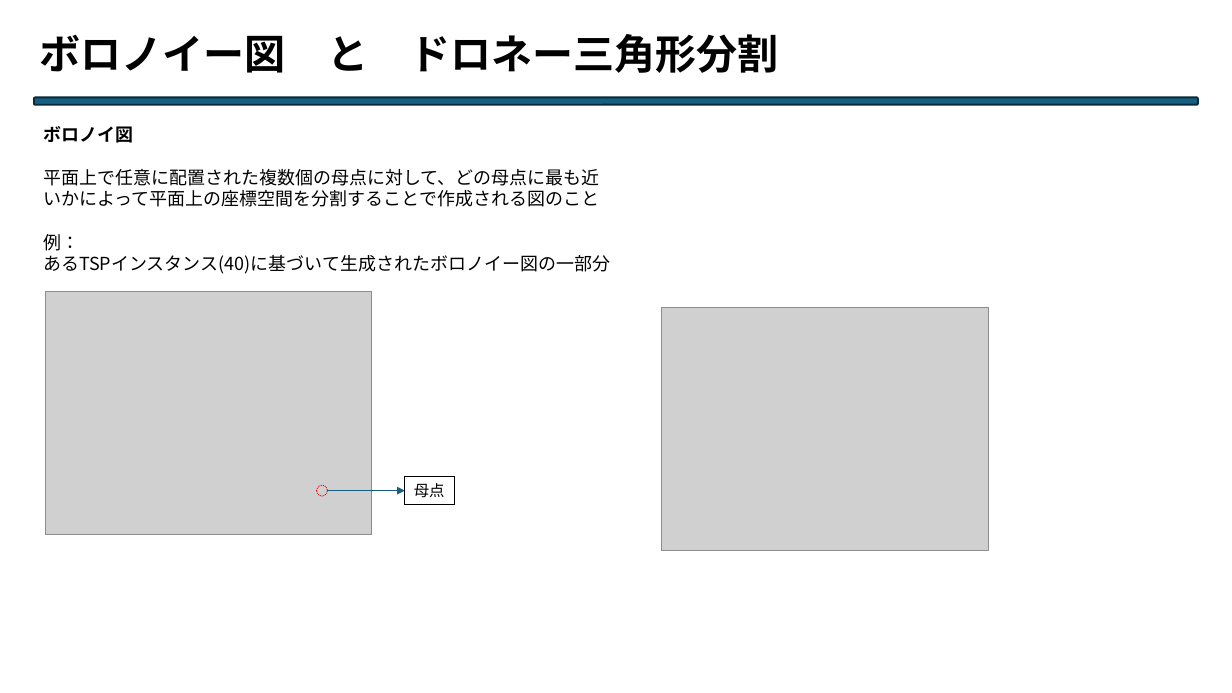
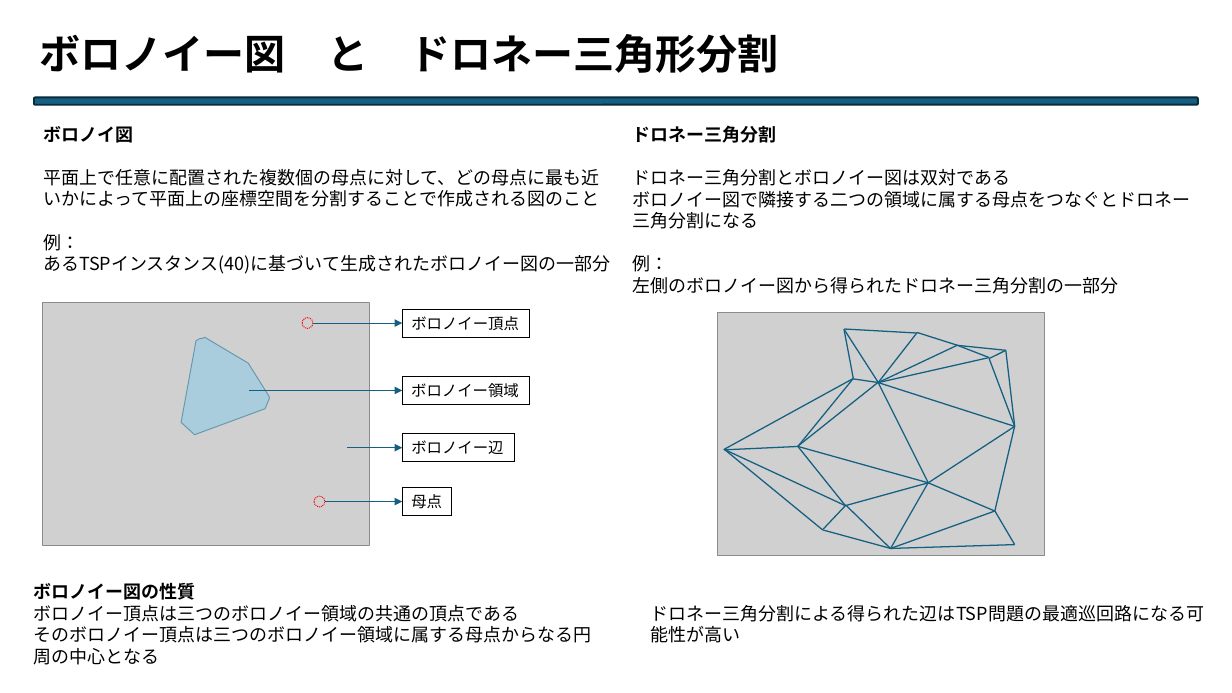
Before and after one commit to Legolas9999/chuukann, a slide deck: slide 5 of 中期.pptx. Drawn at 1232x693 pixels with LibreOffice and Linux fonts; fonts in the diff are those of the drawing; grey boxes stand for pictures. Boxes give left, top, right and bottom in pixels: in the first picture for what was removed or moved away, otherwise in the second. Text is boxed around its words. In the diff, an @@ line names an element or a change of style, - is before the commit and + after.

```diff
--- a/中期.pptx
+++ b/中期.pptx
@@ text added at (x1=632, y1=125, x2=1190, y2=294), 14 pt, text #000000 @@
+ドロネー三角分割
+ドロネー三角分割とボロノイー図は双対である
+ボロノイー図で隣接する二つの領域に属する母点をつなぐとドロネー三角分割になる
+例：
+左側のボロノイー図から得られたドロネー三角分割の一部分
@@ picture moved from (x1=45, y1=292, x2=372, y2=535) to (x1=43, y1=303, x2=369, y2=546) @@
@@ picture moved from (x1=662, y1=308, x2=988, y2=551) to (x1=718, y1=312, x2=1044, y2=555) @@
@@ group added at (x1=724, y1=329, x2=1015, y2=549): 34 lines @@
@@ group added at (x1=181, y1=309, x2=530, y2=461): 3 arrows, 3 rectangles, 1 ellipse, 1 freeform shape @@
+ボロノイー辺
+ボロノイー頂点
+ボロノイー領域
@@ ellipse moved from (x1=317, y1=485, x2=328, y2=496) to (x1=314, y1=496, x2=325, y2=507) @@
@@ arrow moved from (327, 491) - (405, 491) to (325, 502) - (402, 502) @@
@@ rectangle "母点" moved from (x1=405, y1=477, x2=455, y2=505) to (x1=402, y1=488, x2=452, y2=516) @@
@@ text added at (x1=34, y1=582, x2=592, y2=665), 14 pt, text #000000 @@
+ボロノイー図の性質
+ボロノイー頂点は三つのボロノイー領域の共通の頂点である
+そのボロノイー頂点は三つのボロノイー領域に属する母点からなる円周の中心となる
@@ text added at (x1=650, y1=605, x2=1204, y2=622), 14 pt, text #000000 @@
+ドロネー三角分割による得られた辺はTSP問題の最適巡回路になる可能性が高い
```
Also in this commit, not shown: 2 other slides changed, 3 slides added, 2 slides removed, 1 other file.
